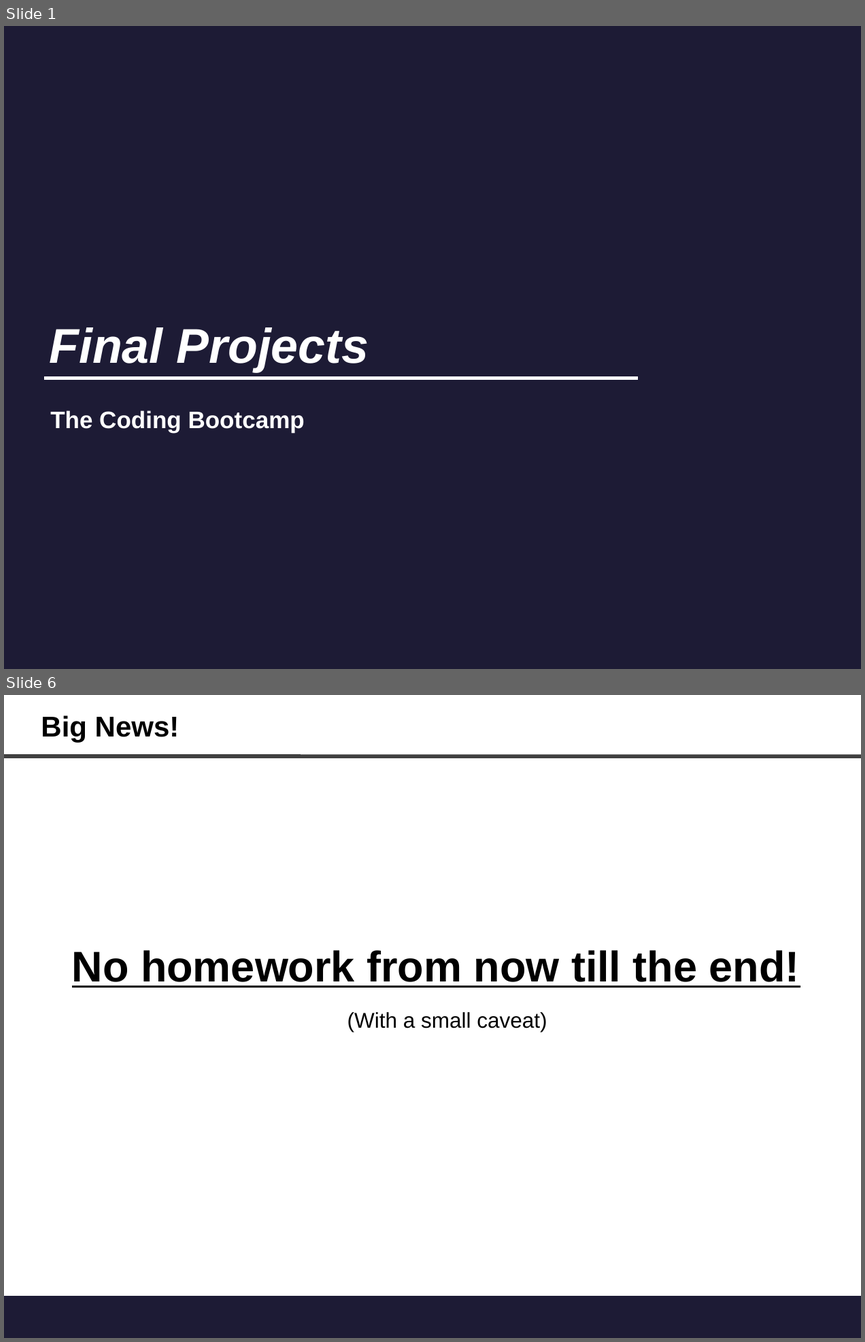
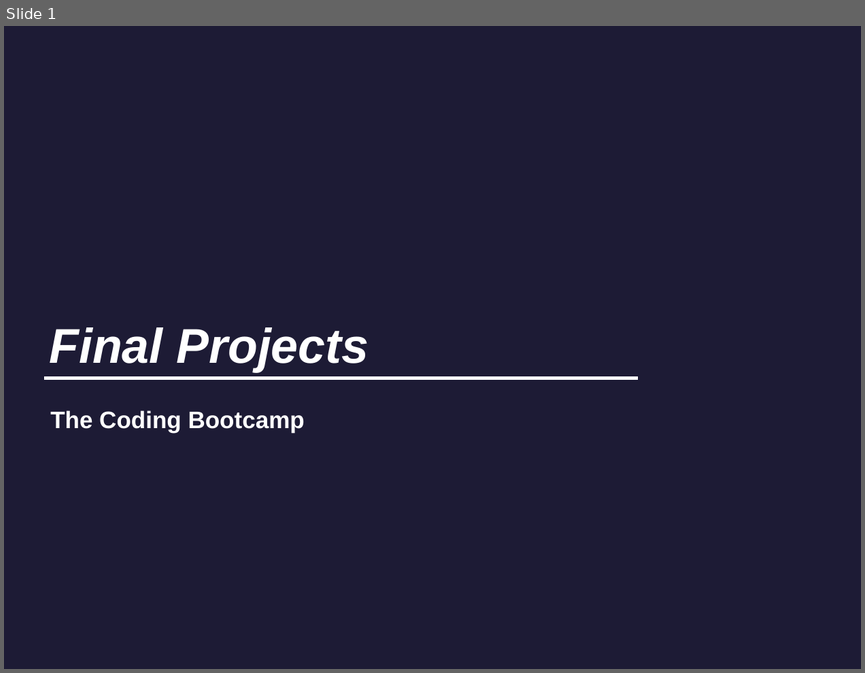
Before and after one commit to chaseleinart/FastFood, a slide deck: public/app_concept/FinalProject.odp. Shown one above the other, each under a label of ours: slides 1 and 6 before the commit, slide 1 after it; the slides between them are not shown. The pictures are 865x1342 and 865x673 pixels, drawn with LibreOffice and Linux fonts; fonts in the diff are those of the drawing; background and template pictures are left out. Boxes give left, top, right and bottom in pixels: in the first picture for what was removed or moved away, otherwise in the second. Text is boxed around its words. In the diff, an @@ line names an element or a change of style, - is before the commit and + after.

```diff
--- a/public/app_concept/FinalProject.odp
+++ b/public/app_concept/FinalProject.odp
@@ slide 6 removed at <box>4,695,861,1338</box>, background #FFFFFF @@
@@ text removed at <box>41,715,179,743</box> @@
-Big News!
@@ line removed from (4, 756) to (861, 757) @@
@@ text removed at <box>72,950,800,987</box> @@
-No homework from now till the end!
@@ text removed at <box>347,1012,547,1032</box> @@
-(With a small caveat)
@@ rectangle removed at <box>4,1295,861,1338</box> @@
```
Also in this commit, not shown: 11 slides added, 20 other slides removed, 11 other files.
